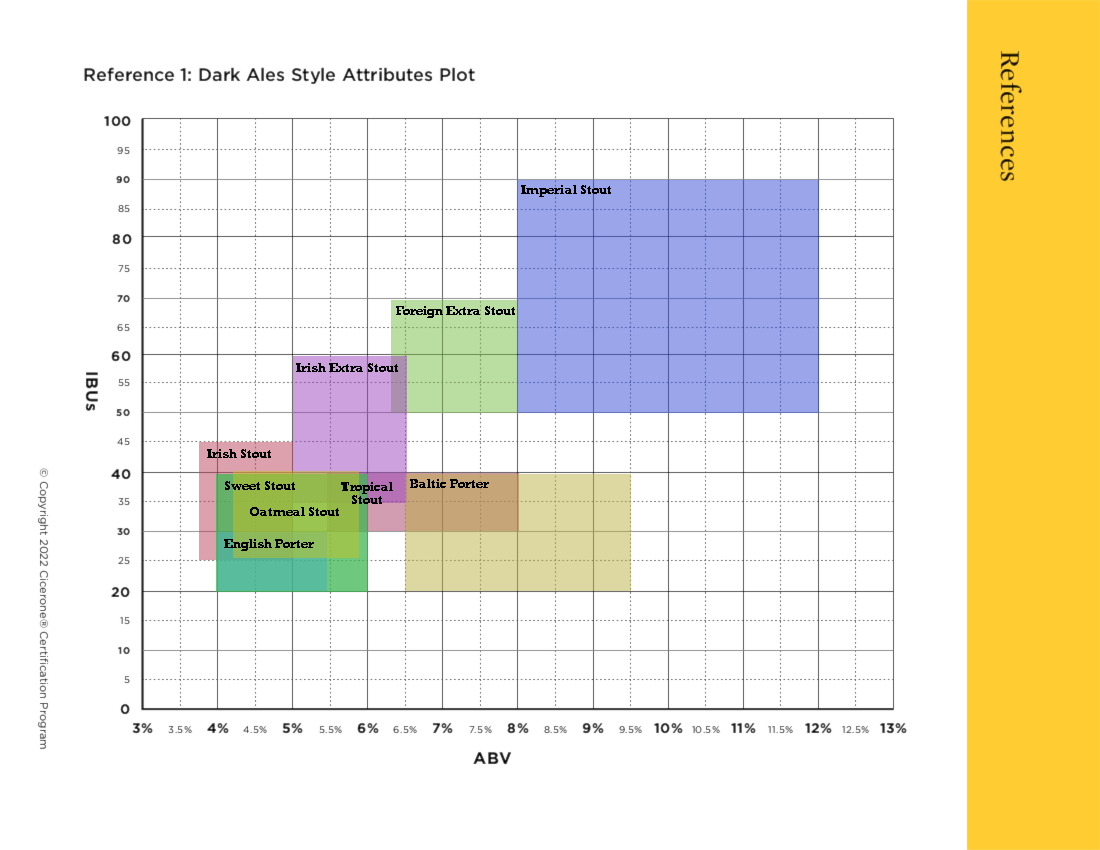
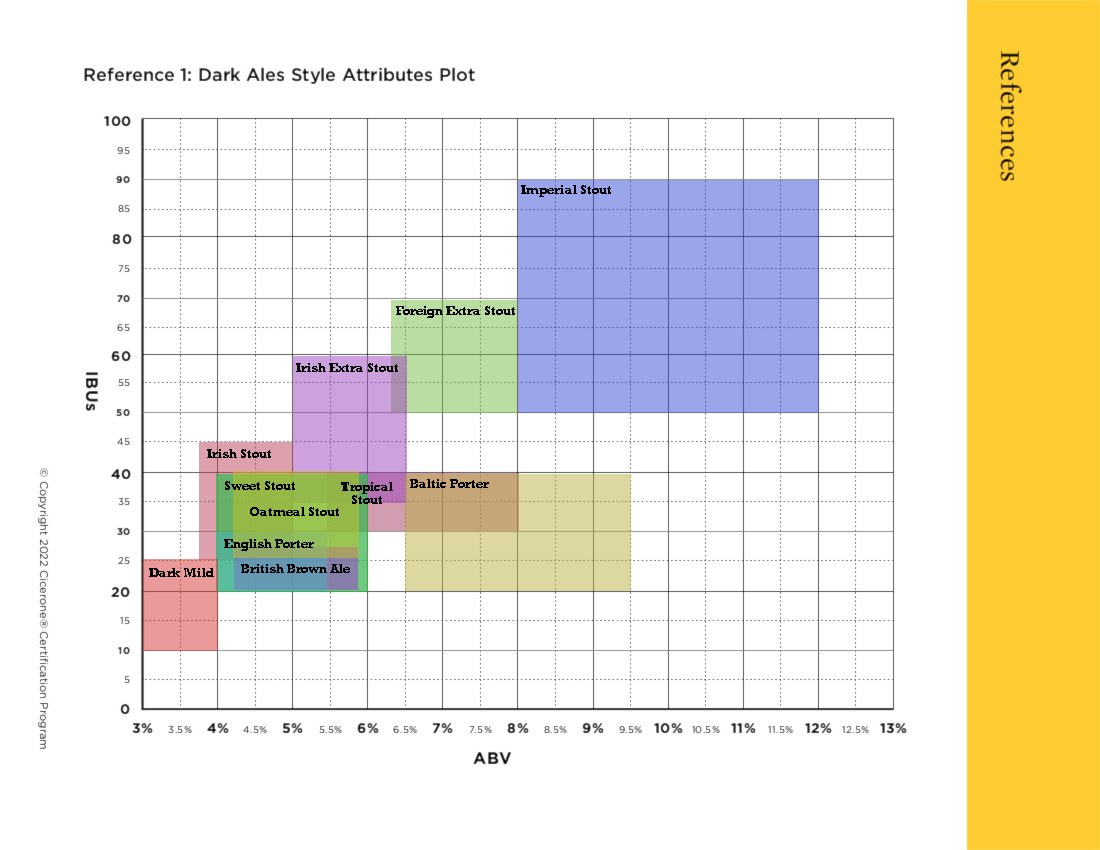
Comparing the layer stacks of the two 1100×850 images. Changes:
added layer "British Brown Ale #1" in group "Text" over [241, 564, 350, 573]
added layer "Dark Mild #1" in group "Text" over [149, 568, 214, 577]
added layer "Dark Mild" in group "Selections" over [143, 559, 218, 651]
added layer "British Brown Ale" in group "Selections" over [234, 547, 358, 590]
